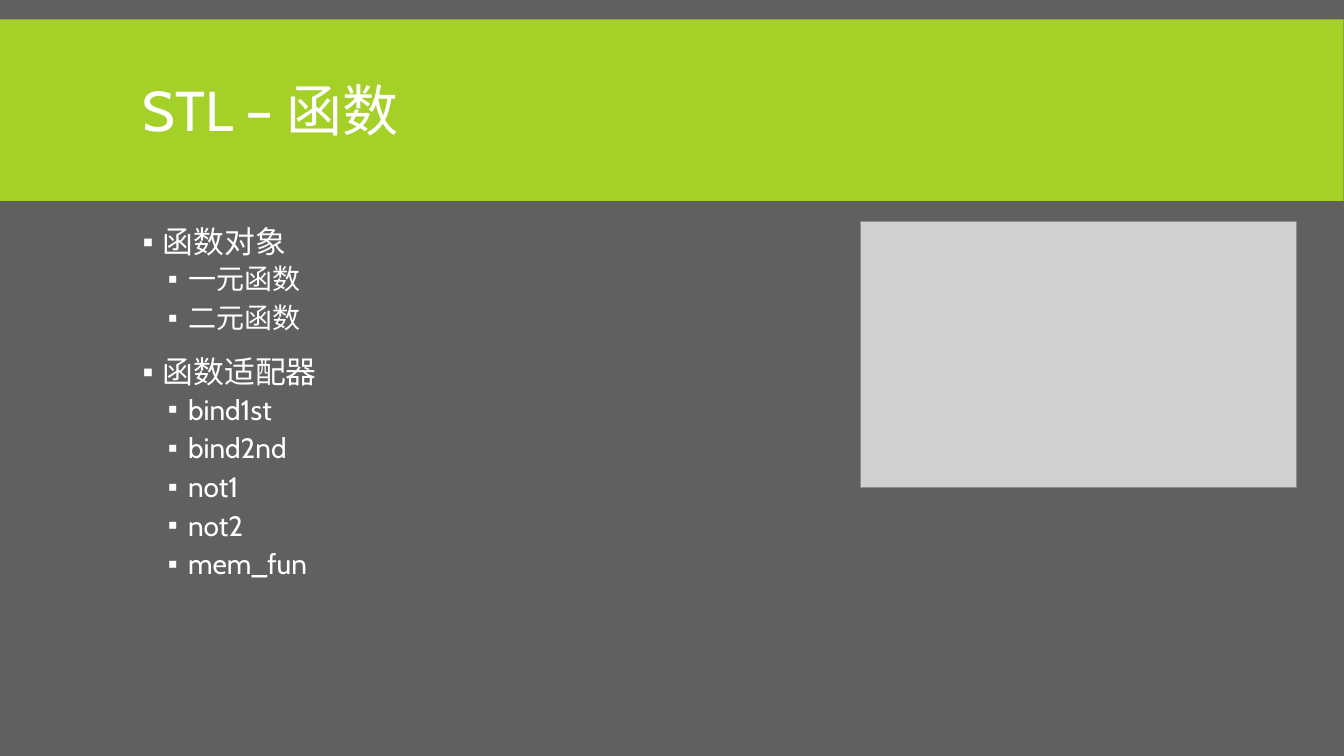
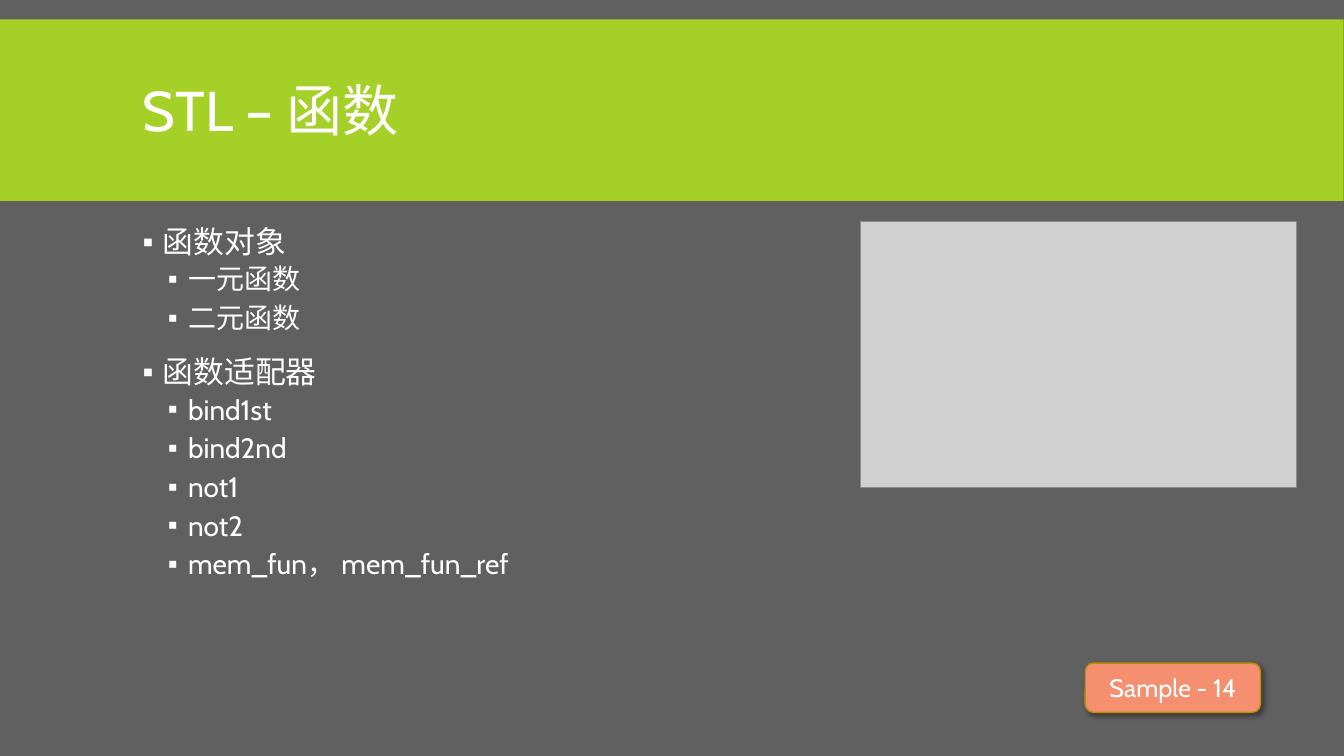
Before and after one commit to albertclass/Lessons, a slide deck: slide 55 of advance c++/courseware.pptx (slide 54 before the commit). Drawn at 1344x756 pixels with LibreOffice and Linux fonts; fonts in the diff are those of the drawing; grey boxes stand for pictures. Boxes give left, top, right and bottom in pixels: in the first picture for what was removed or moved away, otherwise in the second. Text is boxed around its words. In the diff, an @@ line names an element or a change of style, - is before the commit and + after.

```diff
--- a/advance c++/courseware.pptx
+++ b/advance c++/courseware.pptx
@@ text at (188, 553, 508, 578): text changed @@
-  ▪ mem_fun
+  ▪ mem_fun， mem_fun_ref
@@ rounded rectangle added at (1086, 663, 1261, 713), fill #F48F70, outline #BD8E00 1 pt, 18 pt, text #FFFFFF @@
+Sample - 14
```
Also in this commit, not shown: 3 other slides changed, 2 slides added, 2 slides removed, 3 other files.
